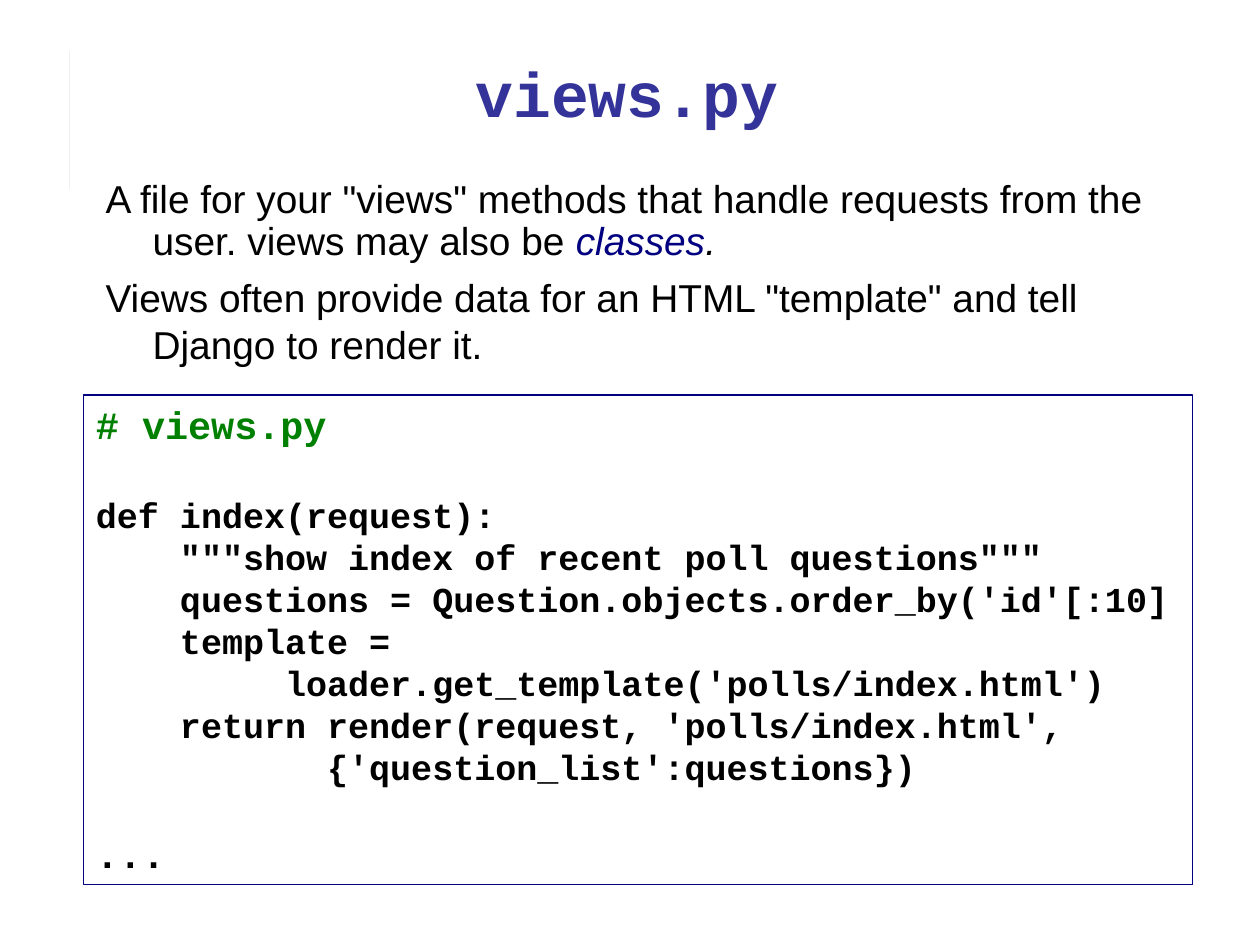
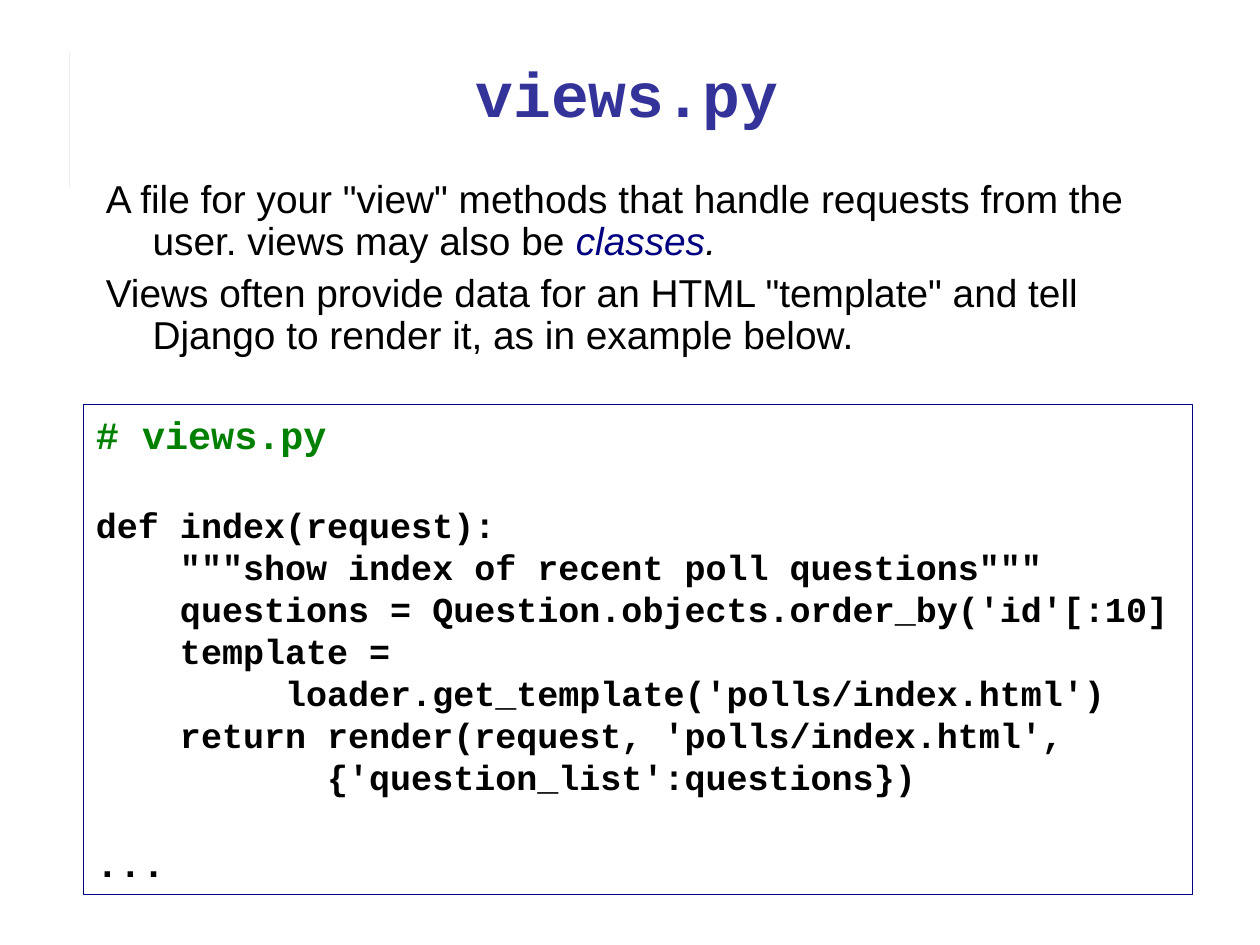
Before and after one commit to cpske/ISP, a slide deck: slide 18 of django/Intro-to-Django.ppt (slide 15 before the commit). Drawn at 1260x945 pixels with LibreOffice and Linux fonts; fonts in the diff are those of the drawing. Boxes give left, top, right and bottom in pixels: in the first picture for what was removed or moved away, otherwise in the second. Text is boxed around its words. In the diff, an @@ line names an element or a change of style, - is before the commit and + after.

Commit message:
Add intro to Django

```diff
--- a/django/Intro-to-Django.ppt
+++ b/django/Intro-to-Django.ppt
@@ text at (106,185,1123,356): text changed @@
-A file for your "views" methods that handle requests from the user. views may also be classes.
-Views often provide data for an HTML "template" and tell Django to render it.
+A file for your "view" methods that handle requests from the user. views may also be classes.
+Views often provide data for an HTML "template" and tell Django to render it, as in example below.
@@ rectangle "# views.py": place and size @@
-rectangle "# views.py" at (83,394,1192,885)
+rectangle "# views.py" at (83,404,1192,895)
```
Also in this commit, not shown: 18 other slides changed, 6 slides added, 2 other files.
